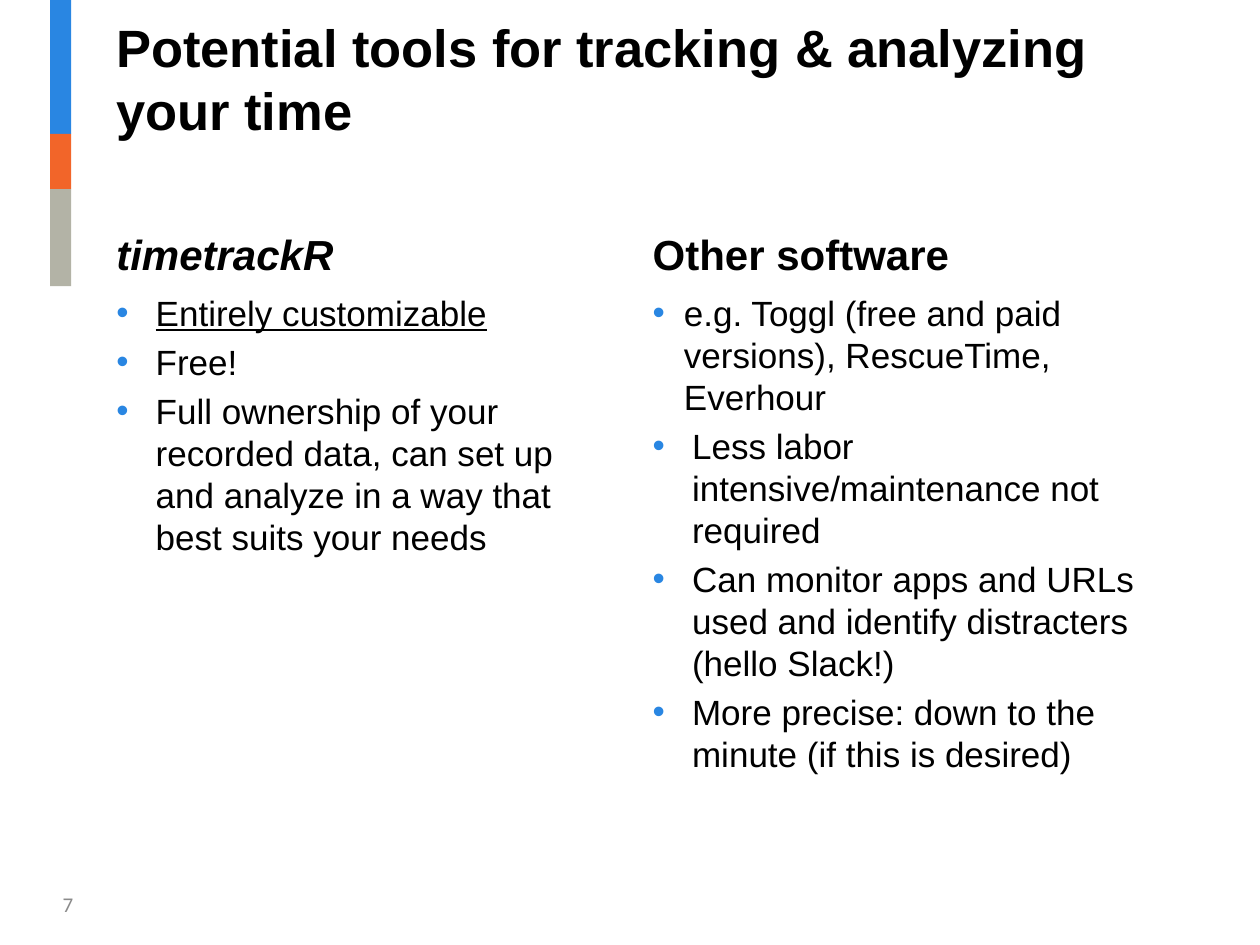
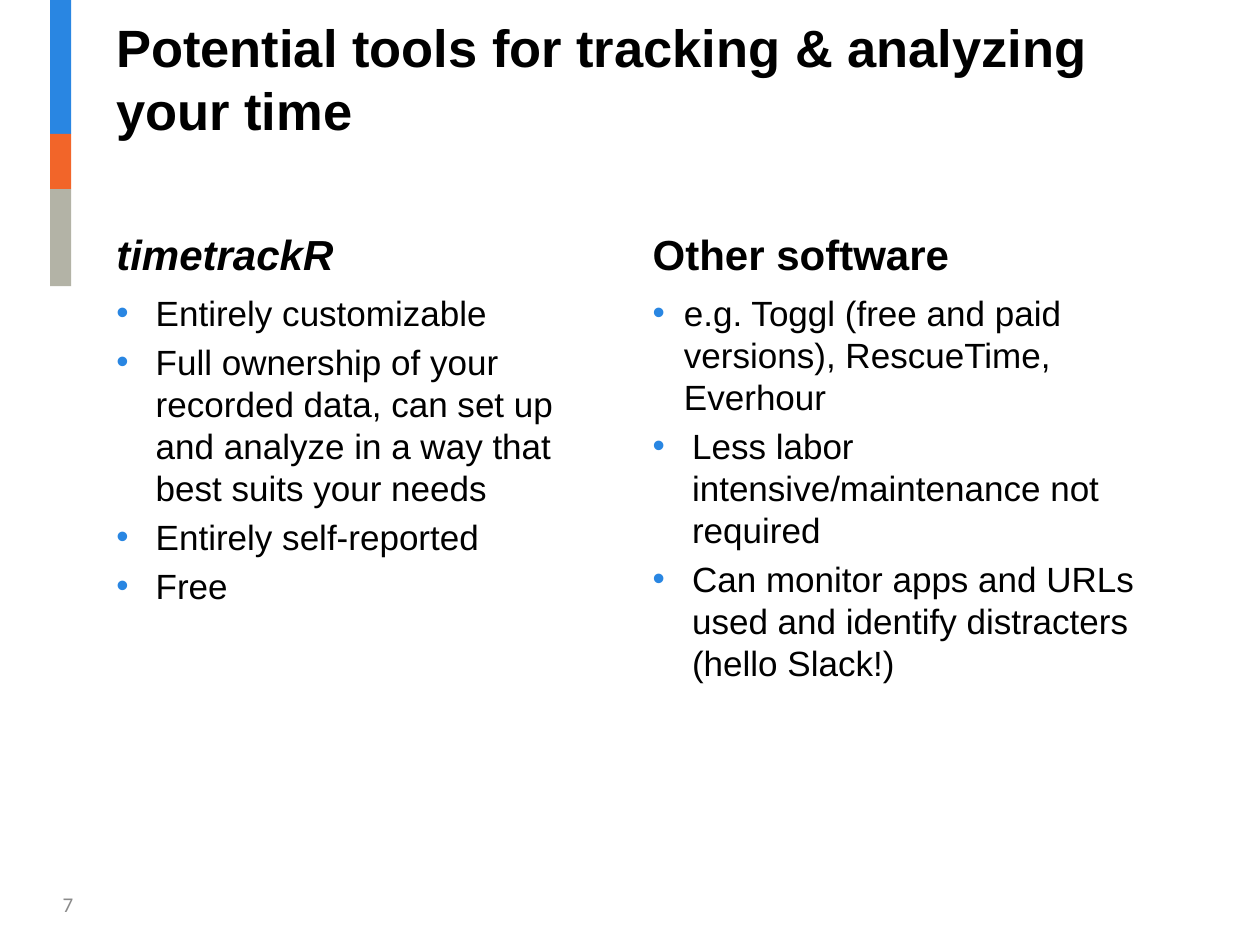
Before and after one commit to jalavery/timetrackR, a slide deck: slide 7 of RLadies timetrackR Presentation v2.pptx. Drawn at 1260x945 pixels with LibreOffice and Linux fonts; fonts in the diff are those of the drawing; background and template pictures are left out. Boxes give left, top, right and bottom in pixels: in the first picture for what was removed or moved away, otherwise in the second. Text is boxed around its words. In the diff, an @@ line names an element or a change of style, - is before the commit and + after.

Commit message:
Add project tracker to repo
Update powerpoint screenshots, add time tracker excel file to repo and update create datasets file accordingly

```diff
--- a/RLadies timetrackR Presentation v2.pptx
+++ b/RLadies timetrackR Presentation v2.pptx
@@ text at bbox=[156, 300, 486, 333]: underline off in "Entirely customizable" @@
@@ text at bbox=[156, 351, 238, 376]: paragraph removed @@
-• Free!
@@ text at bbox=[156, 524, 479, 600]: paragraphs added @@
+• Entirely self-reported
+• Free
@@ text at bbox=[692, 699, 1095, 774]: paragraph removed @@
-• More precise: down to the minute (if this is desired)
```
Also in this commit, not shown: 7 other slides changed, 1 slide added, 3 other files.
